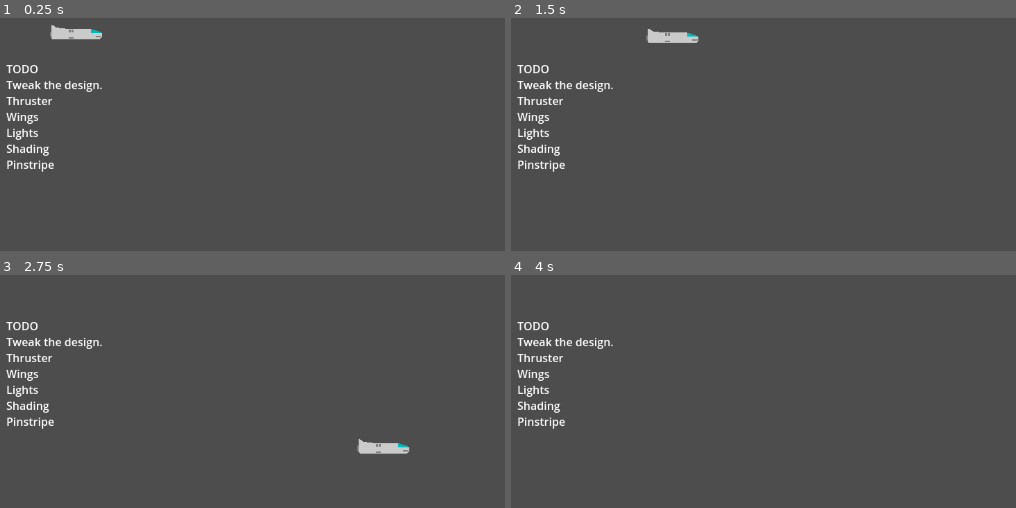
Above: before the commit, frames 1-4 (two rows, left to right).
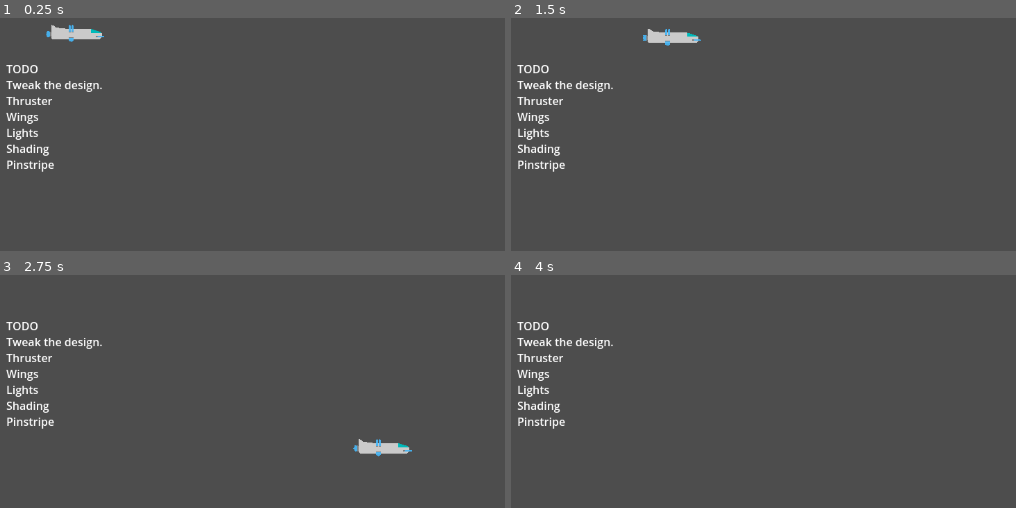
Above: after the commit, the same moments.

Repository: fractalate/space-hazard
Game: Godot game, scene res://main.tscn
Same seed, same stepped clock (60 frames per second), same inputs: the game is played once before the commit and once after it.
Inputs:
- Up to frame 1 (0.25 s): no input
- Up to frame 2 (1.5 s): tap Enter at 0.5 s; hold Right (right) 0.53-1.28 s; hold Down (down) from 1.28 s (still down)
- Up to frame 3 (2.75 s): release Down (down) at 2.03 s; hold Right (right) from 2.03 s (still down)
- Up to frame 4 (4 s): release Right (right) at 2.78 s; hold Up (up) 2.78-3.53 s; hold Left (left) from 3.53 s (still down)

The runs differ from the first frame. In frame 1, less than 0.1% of the frame differs, in the area x 9-21%, y 3-11%; in frame 2, less than 0.1%; in frame 3, less than 0.1%, in the area x 69-82%, y 70-79%; in frame 4, nothing differs.

Commit message:
Flame Graphics for PlayerShip Thrusters

Diff:
--- a/ship/player_ship.tscn
+++ b/ship/player_ship.tscn
@@ -33,26 +33,51 @@
 color = Color(0.494118, 0.494118, 0.494118, 1)
 polygon = PackedVector2Array(-32, 36, -32, 45, -30, 43, -30, 38)
 
+[node name="Flame" type="Polygon2D" parent="RigidBody2D/RearThruster"]
+position = Vector2(2, -2)
+color = Color(0.278431, 0.741176, 1, 0.87451)
+polygon = PackedVector2Array(-34, 39, -36, 38, -39, 39, -38, 40, -39, 41, -40, 42.5, -39, 44, -38, 45, -39, 46, -36, 47, -34, 46)
+
 [node name="FrontThruster" type="Polygon2D" parent="RigidBody2D"]
 position = Vector2(-27, -52)
 color = Color(0.494118, 0.494118, 0.494118, 1)
 polygon = PackedVector2Array(30, 58, 38, 58, 37, 60, 30, 60)
+
+[node name="Flame" type="Polygon2D" parent="RigidBody2D/FrontThruster"]
+position = Vector2(-12, 0)
+color = Color(0.278431, 0.741176, 1, 0.87451)
+polygon = PackedVector2Array(45, 58, 44, 60, 54, 60, 55, 59, 54, 58)
 
 [node name="TopThruster1" type="Polygon2D" parent="RigidBody2D"]
 position = Vector2(-2, 13)
 color = Color(0.494118, 0.494118, 0.494118, 1)
 polygon = PackedVector2Array(-34, -16, -31, -16, -31, -12, -34, -12)
 
+[node name="Flame" type="Polygon2D" parent="RigidBody2D/TopThruster1"]
+position = Vector2(-81, -82)
+color = Color(0.278431, 0.741176, 1, 0.87451)
+polygon = PackedVector2Array(47, 69, 50, 69, 50, 61, 48.5, 59, 47, 61)
+
 [node name="TopThruster2" type="Polygon2D" parent="RigidBody2D"]
 position = Vector2(2, 13)
 color = Color(0.494118, 0.494118, 0.494118, 1)
 polygon = PackedVector2Array(-34, -16, -31, -16, -31, -12, -34, -12)
+
+[node name="Flame" type="Polygon2D" parent="RigidBody2D/TopThruster2"]
+position = Vector2(-81, -82)
+color = Color(0.278431, 0.741176, 1, 0.87451)
+polygon = PackedVector2Array(47, 69, 50, 69, 50, 61, 48.5, 59, 47, 61)
 
 [node name="BottomThruster" type="Polygon2D" parent="RigidBody2D"]
 position = Vector2(0, -1)
 color = Color(0.498039, 0.498039, 0.498039, 1)
 polygon = PackedVector2Array(-36, 9, -29, 9, -29, 11, -36, 11)
 
+[node name="Flame" type="Polygon2D" parent="RigidBody2D/BottomThruster"]
+position = Vector2(-80, -36)
+color = Color(0.278431, 0.741176, 1, 0.87451)
+polygon = PackedVector2Array(44, 46, 44, 50, 47.5, 52, 51, 50, 51, 46)
+
 [node name="CollisionPolygon2D" type="CollisionPolygon2D" parent="RigidBody2D"]
 visible = false
 polygon = PackedVector2Array(-59, 11, -61, 9, -61, 6, -63, 8, -63, -1, -61, 1, -61, -10, -58, -9, -54, -6, -37, -4, -4, -4, 9, 0, 12, 2, 12, 8, 8, 11)
